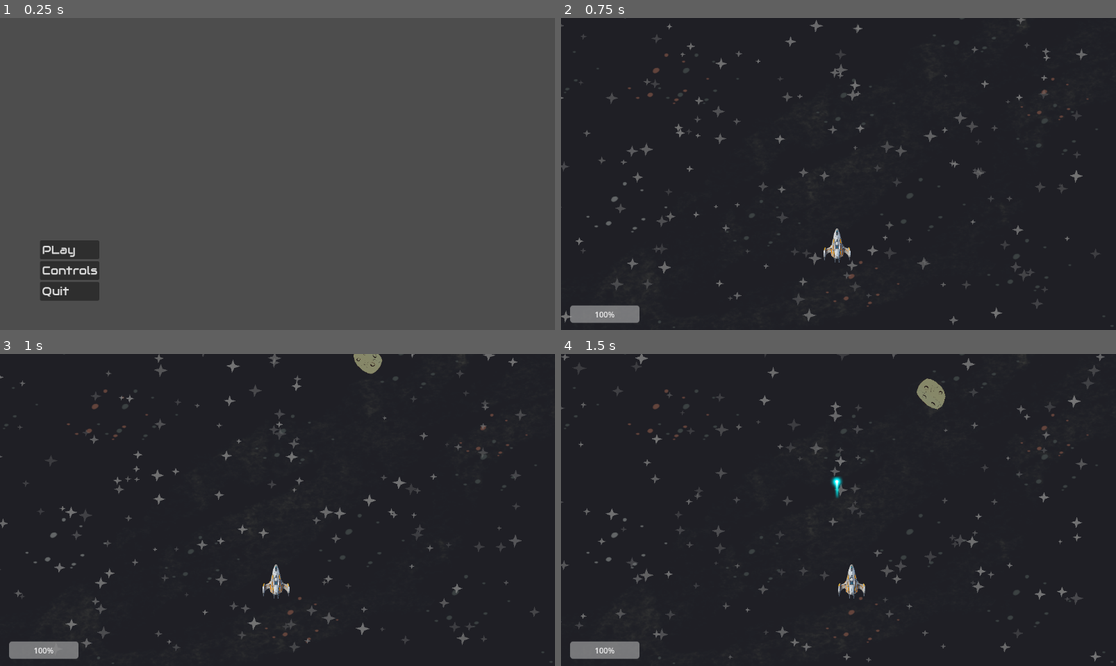
Above: before the commit, frames 1-4 (two rows, left to right).
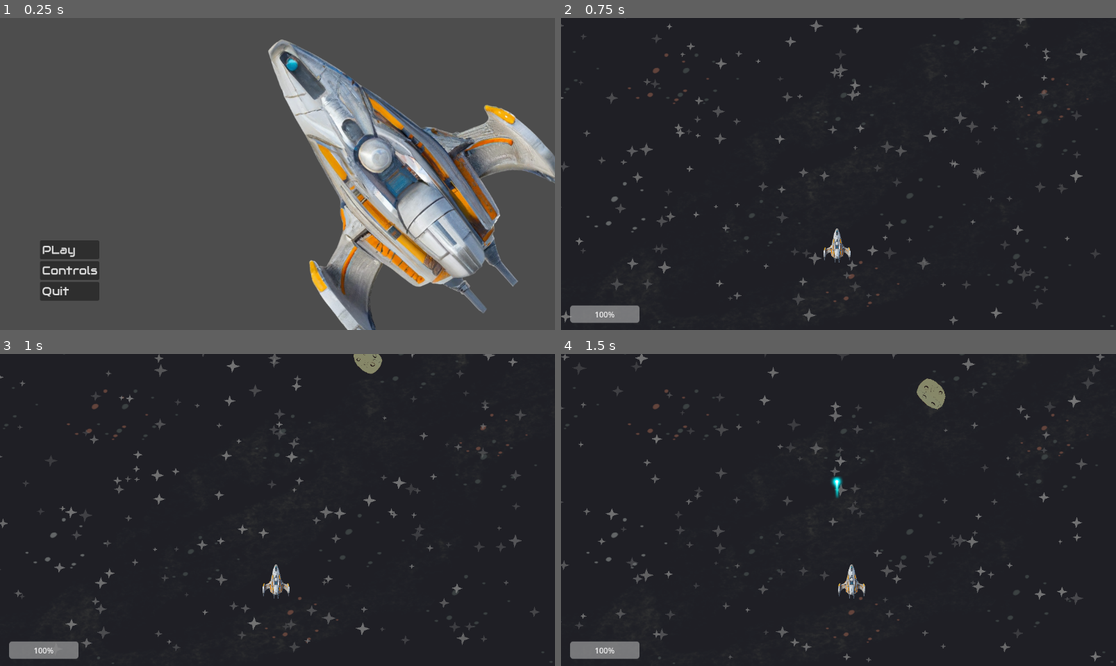
Above: after the commit, the same moments.

Repository: Niarb144/Project-Hermes
Game: Godot game, scene res://Scenes/main_menu.tscn
The game is run twice, just before and just after one commit, with the same random seed, the same clock (stepped at 60 frames per second) and the same inputs. Video files are missing from this copy of the repository; at most half a second of black plays in their place.
Inputs:
- Up to frame 1 (0.25 s): no input
- Up to frame 2 (0.75 s): click "PLay" at 0.5 s
- Up to frame 3 (1 s): no input
- Up to frame 4 (1.5 s): hold Right (move_right) from 1.28 s (still down); hold Space (shoot) from 1.28 s (still down)

The runs differ from the first frame. In frame 1, 20% of the frame differs, in the area x 48-100%, y 6-100%; in frame 2, nothing differs; in frame 3, nothing differs; in frame 4, nothing differs.

Commit message:
Add Level Finish Logic

Diff:
--- a/Scenes/boss.gd
+++ b/Scenes/boss.gd
@@ -2,13 +2,13 @@
 
 signal enemy_died
 
-@export var max_health := 30
+@export var max_health := 5
 @export var entry_speed := 120.0
 @export var horizontal_speed := 150.0
 @export var entry_y := 120.0
 
 @export var bullet_scene: PackedScene
-@export var fire_rate := 0.2
+@export var fire_rate := 0.8
 
 var health: int
 var entering := true
--- /dev/null
+++ b/Scenes/level_complete_menu.tscn
@@ -0,0 +1,45 @@
+[gd_scene load_steps=3 format=3 uid="uid://mpr0es01i6p4"]
+
+[ext_resource type="Script" uid="uid://bwltlcl8l7yyy" path="res://level_complete_menu.gd" id="1_n8sh4"]
+[ext_resource type="FontFile" uid="uid://75i2xeboijlb" path="res://Assets/Fonts/Audiowide-Regular.ttf" id="2_gu4vj"]
+
+[node name="LevelCompleteMenu" type="CanvasLayer"]
+process_mode = 2
+script = ExtResource("1_n8sh4")
+
+[node name="Panel" type="Panel" parent="."]
+offset_right = 40.0
+offset_bottom = 40.0
+
+[node name="Label" type="Label" parent="Panel"]
+layout_mode = 0
+offset_left = 269.0
+offset_top = 116.0
+offset_right = 935.0
+offset_bottom = 199.0
+theme_override_fonts/font = ExtResource("2_gu4vj")
+theme_override_font_sizes/font_size = 64
+text = "LEVEL COMPLETE"
+
+[node name="NextLevelButton" type="Button" parent="Panel"]
+layout_mode = 0
+offset_left = 302.0
+offset_top = 278.0
+offset_right = 310.0
+offset_bottom = 286.0
+theme_override_fonts/font = ExtResource("2_gu4vj")
+theme_override_font_sizes/font_size = 32
+text = "Next Level"
+
+[node name="MainMenuButton" type="Button" parent="Panel"]
+layout_mode = 0
+offset_left = 602.0
+offset_top = 278.0
+offset_right = 799.0
+offset_bottom = 328.0
+theme_override_fonts/font = ExtResource("2_gu4vj")
+theme_override_font_sizes/font_size = 32
+text = "Main Menu"
+
+[connection signal="pressed" from="Panel/NextLevelButton" to="." method="_on_next_level_button_pressed"]
+[connection signal="pressed" from="Panel/MainMenuButton" to="." method="_on_main_menu_button_pressed"]
--- a/Scenes/level_manager.gd
+++ b/Scenes/level_manager.gd
@@ -6,6 +6,9 @@
 @export var boss_enemy: PackedScene
 @export var hud: CanvasLayer
 @export var game_over_ui: CanvasLayer
+@export var level_complete_menu: CanvasLayer
+@export var next_level_path: String
+
 
 
 
@@ -142,7 +145,10 @@
 # Level complete
 # --------------------------
 func level_complete():
-	print("LEVEL COMPLETE!")
+	if level_complete_menu:
+		level_complete_menu.show_menu()
+	else:
+		print("LEVEL COMPLETE (menu missing)")
 
 func get_level_progress() -> float:
 	var wave_progress := enemies_killed / float(enemies_to_kill)
@@ -158,3 +164,9 @@
 		# else: boss alive → no extra progress
 
 	return progress
+
+func load_next_level():
+	if next_level_path != "":
+		get_tree().change_scene_to_file(next_level_path)
+	else:
+		print("No next level assigned")
--- a/Scenes/main_menu.tscn
+++ b/Scenes/main_menu.tscn
@@ -1,9 +1,10 @@
-[gd_scene load_steps=6 format=3 uid="uid://bv7oetmd34dsi"]
+[gd_scene load_steps=7 format=3 uid="uid://bv7oetmd34dsi"]
 
-[ext_resource type="VideoStream" uid="uid://bw0wwf1k76jxi" path="res://Assets/Videos/menu.ogv" id="1_1ehe0"]
 [ext_resource type="Script" uid="uid://dartty6i8fbkb" path="res://Scenes/main_menu.gd" id="1_ce3w2"]
 [ext_resource type="AudioStream" uid="uid://wsq7fnul4lbq" path="res://Assets/Audio/Pufino - Rock Me Now (freetouse.com).mp3" id="2_ce3w2"]
+[ext_resource type="VideoStream" uid="uid://f1sf502e1j0a" path="res://Assets/Videos/menu_bg.ogv" id="2_n45e2"]
 [ext_resource type="FontFile" uid="uid://75i2xeboijlb" path="res://Assets/Fonts/Audiowide-Regular.ttf" id="3_n45e2"]
+[ext_resource type="Texture2D" uid="uid://o34oglkp2i3c" path="res://Assets/Player/xerxes1.png" id="3_opfnp"]
 [ext_resource type="Texture2D" uid="uid://bjaa8sb267c3f" path="res://Assets/Environment/background.png" id="5_n45e2"]
 
 [node name="MainMenu" type="Control"]
@@ -20,9 +21,16 @@
 offset_right = 1828.0
 offset_bottom = 1037.0
 scale = Vector2(0.7, 0.7)
-stream = ExtResource("1_1ehe0")
+stream = ExtResource("2_n45e2")
+speed_scale = 4.0
 autoplay = true
 loop = true
+
+[node name="Sprite2D" type="Sprite2D" parent="."]
+position = Vector2(808, 307.00003)
+rotation = -0.72611374
+scale = Vector2(0.4, 0.4)
+texture = ExtResource("3_opfnp")
 
 [node name="Music" type="AudioStreamPlayer" parent="."]
 stream = ExtResource("2_ce3w2")
@@ -89,7 +97,7 @@
 layout_mode = 0
 offset_left = 6.0
 offset_top = 277.0
-offset_right = 81.0
+offset_right = 101.0
 offset_bottom = 316.0
 theme_override_fonts/font = ExtResource("3_n45e2")
 theme_override_font_sizes/font_size = 24
--- a/Scenes/world.tscn
+++ b/Scenes/world.tscn
@@ -8,6 +8,7 @@
 [ext_resource type="PackedScene" uid="uid://ba2ibyjwtghn3" path="res://Scenes/hud.tscn" id="6_o06y3"]
 [ext_resource type="PackedScene" uid="uid://bk4ov78wur0xf" path="res://Scenes/pause_menu.tscn" id="7_k7acu"]
 [ext_resource type="PackedScene" uid="uid://s5d24gt1pmvx" path="res://Scenes/game_over_ui.tscn" id="7_o06y3"]
+[ext_resource type="PackedScene" uid="uid://mpr0es01i6p4" path="res://Scenes/level_complete_menu.tscn" id="8_5v1tr"]
 
 [node name="World" type="Node2D"]
 
@@ -24,13 +25,17 @@
 max_speed = 220.0
 horizontal_margin = 40
 
-[node name="LevelManager" parent="." node_paths=PackedStringArray("enemy_spawner", "hud", "game_over_ui") instance=ExtResource("6_5ukr8")]
+[node name="LevelManager" parent="." node_paths=PackedStringArray("enemy_spawner", "hud", "game_over_ui", "level_complete_menu") instance=ExtResource("6_5ukr8")]
 enemy_spawner = NodePath("../EnemySpawner")
 hud = NodePath("../HUD")
 game_over_ui = NodePath("../GameOverUI")
+level_complete_menu = NodePath("../LevelCompleteMenu")
 
 [node name="HUD" parent="." instance=ExtResource("6_o06y3")]
 
 [node name="PauseMenu" parent="." instance=ExtResource("7_k7acu")]
 
+[node name="LevelCompleteMenu" parent="." node_paths=PackedStringArray("level_manager") instance=ExtResource("8_5v1tr")]
+level_manager = NodePath("../LevelManager")
+
 [node name="GameOverUI" parent="." instance=ExtResource("7_o06y3")]
--- /dev/null
+++ b/level_complete_menu.gd
@@ -0,0 +1,24 @@
+extends CanvasLayer
+
+@export var level_manager: Node
+
+@onready var next_button := $Panel/NextLevelButton
+@onready var menu_button := $Panel/MainMenuButton
+
+func _ready():
+	hide()
+	#next_button.pressed.connect(_on_next_pressed)
+	#menu_button.pressed.connect(_on_menu_pressed)
+
+func show_menu():
+	show()
+	get_tree().paused = true
+
+func _on_next_level_button_pressed() -> void:
+	get_tree().paused = false
+	level_manager.load_next_level()
+
+
+func _on_main_menu_button_pressed() -> void:
+	get_tree().paused = false
+	get_tree().change_scene_to_file("res://Scenes/main_menu.tscn")
Not shown, added: Assets/Videos/menu_bg.ogv.uid
Not shown: 1 places in Scenes/world.tscn that only renumber resources
Not shown, added: level_complete_menu.gd.uid
Not shown, added: Assets/Videos/menu_bg.mp4
Not shown, added: Assets/Videos/menu_bg.ogv
